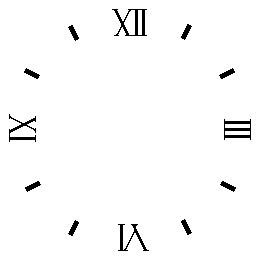
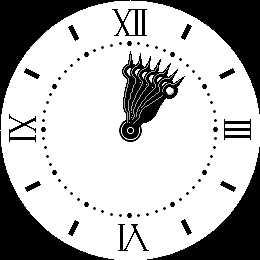
Layer changes from the first 260×260 image to the second:
hid "pixel rects" over (x1=24, y1=24, x2=236, y2=236)
hid "numbers" over (x1=9, y1=9, x2=251, y2=251)
added layer "hour 45" above "hour 37.5" over (x1=129, y1=75, x2=186, y2=132)
added layer "hour 37.5" above "hour 30" over (x1=130, y1=68, x2=179, y2=128)
added layer "hour 30" above "hour 22.5" over (x1=130, y1=62, x2=172, y2=129)
added layer "hour 22.5" above "hour15" over (x1=129, y1=58, x2=162, y2=127)
added layer "hour15" above "hour 7.5" over (x1=128, y1=54, x2=155, y2=126)
added layer "hour 7.5" above "hour 0" over (x1=125, y1=53, x2=148, y2=125)
added layer "hour 0" above "reference.png copy" over (x1=122, y1=51, x2=139, y2=123)
added layer "bg render" above "bg" over (x1=0, y1=0, x2=260, y2=260)
